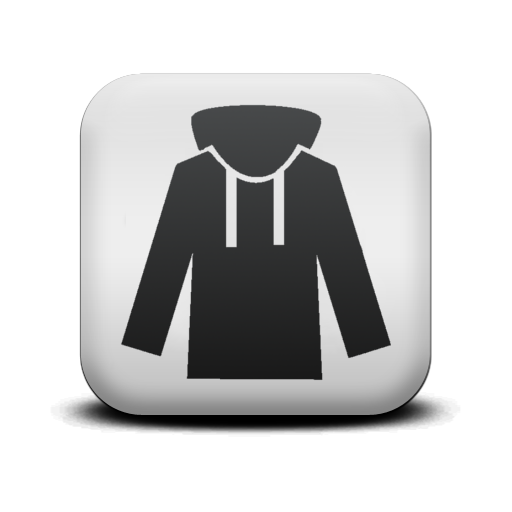
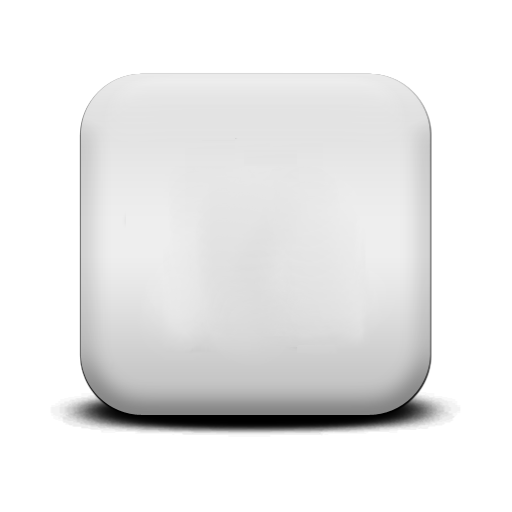
Before/after of a 512 x 512 layered artwork. What changed in the layer stack:
hid "Layer" over <box>120,104,391,381</box>
